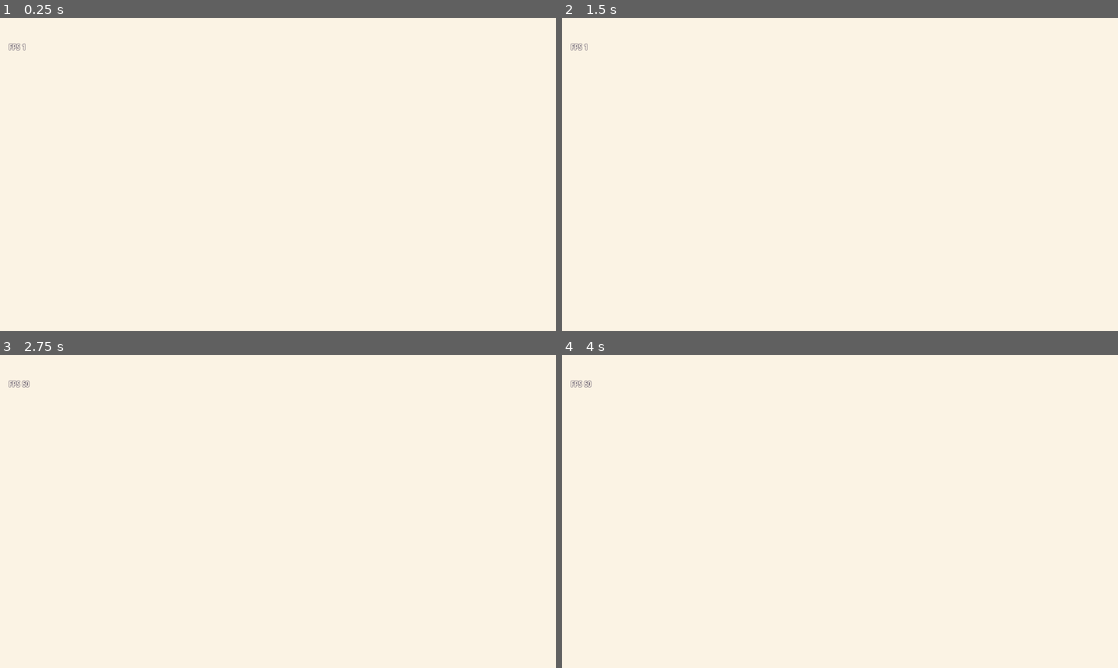
Above: before the commit, frames 1-4 (two rows, left to right).
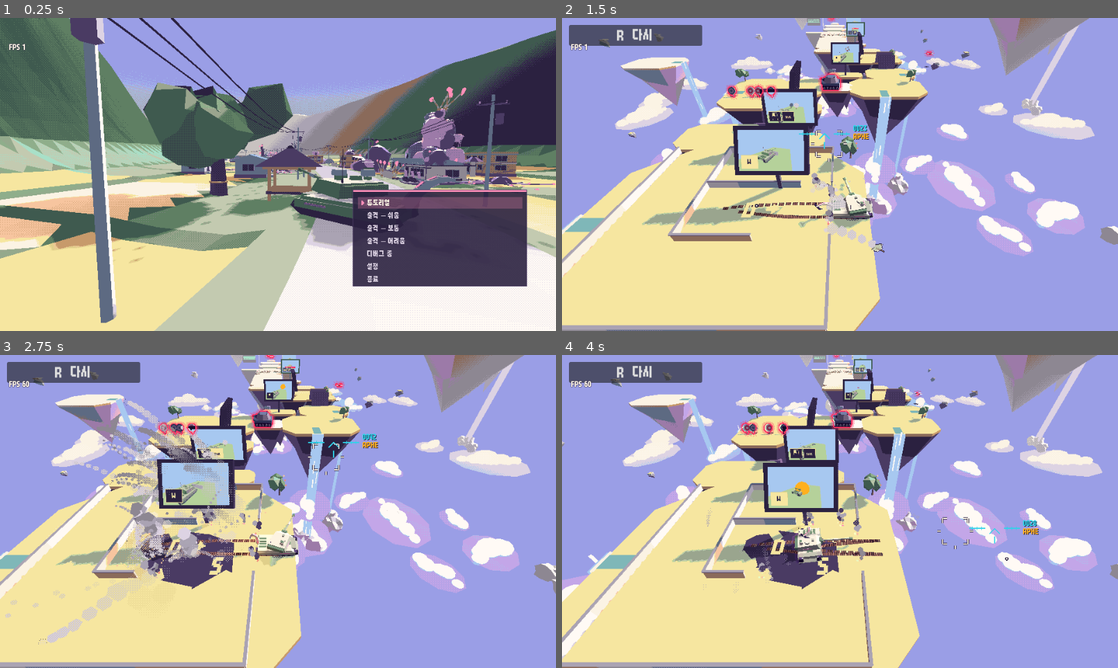
Above: after the commit, the same moments.

Repository: scarf005/orca-class
Game: Godot game, scene res://scenes/main.tscn
Same seed, same stepped clock (60 frames per second), same inputs: the game is played once before the commit and once after it. Sound files missing from this copy of the repository are replaced by a short silence.
Inputs (mouse positions are in pixels of both pictures, inside the frame that each line leads up to):
- Up to frame 1 (0.25 s): no input
- Up to frame 2 (1.5 s): tap Enter (ui_accept) at 0.5, 0.77, 1.07 s; move the mouse to (962, 158) at 0.52 s; hold D (move_right) 0.53-1.25 s; hold Shift (coax) 0.53-1.25 s; click (962, 158) at 0.67 s; drag from (728, 190) to (812, 237) at 1.27 s
- Up to frame 3 (2.75 s): move the mouse to (333, 442) at 2.02 s; press the mouse at (333, 442) at 2.03 s; hold D (move_right) from 2.03 s (still down)
- Up to frame 4 (4 s): release D (move_right) at 2.75 s; release the mouse at (895, 442) at 2.75 s; drag from (812, 574) to (673, 464) at 2.77 s; move the mouse to (1006, 558) at 3.52 s; hold A (move_left) from 3.53 s (still down); hold Q from 3.53 s (still down); tap Enter (ui_accept) at 3.77 s

The runs differ from the first frame. In frame 1, 89% of the frame differs, in the area x 0-100%, y 0-100%; in frame 2, 95%; in frame 3, 95%; in frame 4, 95%.
Error before the commit: Parse Error: Could not resolve external class member "arena_d". (res://scripts/player/tank.gd:465)
Error after the commit: Cannot call method 'set_input_as_handled' on a null value. (res://scripts/ui/menu.gd:126)

Commit message:
fix: follow the active stage's arena on the rail and drop the leftover ram clock
Assisted-by: claude-code:claude-sonnet-5-5
Co-authored-by: Claude Sonnet 5.5 <noreply@anthropic.com>

Diff:
--- a/scripts/enemies/gunnery.gd
+++ b/scripts/enemies/gunnery.gd
@@ -80,8 +80,8 @@
 	var sideways_dash := tank.is_dashing() and tank._drift_dir != 0.0
 	if rail.mode == Rail.Mode.ARENA:
 		p += motion.normalized() * _dash_travel(motion.length(), time) if sideways_dash else motion * time
-		var center := Course.to_world(Course.ARENA_CENTER_D, 0.0)
-		var radial := Vector3(p.x - center.x, 0.0, p.z - center.z).limit_length(Course.ARENA_RADIUS - 6.0)
+		var center := Course.to_world(Course.stage.arena_center_d, 0.0)
+		var radial := Vector3(p.x - center.x, 0.0, p.z - center.z).limit_length(Course.stage.arena_radius - 6.0)
 		p = center + radial
 	else:
 		var course: Vector2 = observation.course
--- a/scripts/player/tank.gd
+++ b/scripts/player/tank.gd
@@ -767,7 +767,6 @@
 ## Ramming ground enemies: crawlers pop, UGVs and spitters take a crushing hit.
 func _ram_enemies(delta: float) -> void:
 	var world := World.current
-	_ram_clock += delta
 	if _ground_speed() < CRUSH_SPEED:
 		return
 	for entity: Entity in world.enemies.duplicate():
--- a/scripts/world/rail.gd
+++ b/scripts/world/rail.gd
@@ -28,8 +28,10 @@
 var meter := 1.0
 var throttle := 0 ## -1 brake, 0 cruise, 1 overdrive; what the rail is actually doing.
 var hold_at := INF ## In HOLD mode the rail eases to a stop here.
-var arena_d := Course.ARENA_CENTER_D ## In ARENA mode the tank drives freely inside this circle: centre distance along the road...
-var arena_radius := Course.ARENA_RADIUS ## ...and radius.
+var arena_d := INF: ## In ARENA mode the tank drives freely inside this circle: centre distance along the road (the stage's arena unless set)...
+	get: return Course.stage.arena_center_d if arena_d == INF else arena_d
+var arena_radius := INF: ## ...and radius.
+	get: return Course.stage.arena_radius if arena_radius == INF else arena_radius
 var arena_u := INF ## ARENA mode also keeps the tank this near the road's centreline.
 var arena_land: Array[Rect2] = [] ## When set, ARENA mode keeps the hull on these (u, d) rectangles; only a dash carries it over a gap.
 var wading := false ## The tank is in water or mud: the speed is capped.
--- a/tests/aircraft_evasion_test.gd
+++ b/tests/aircraft_evasion_test.gd
@@ -14,7 +14,7 @@
 func _flyer(world: World, kind: String) -> Enemy:
 	seed(700)
 	if kind == "gunship":
-		world.rail.d = Course.ARENA_CENTER_D - 60.0
+		world.rail.d = Stage1.ARENA_CENTER_D - 60.0
 		world.player.global_position = Course.to_world(world.rail.d, 0.0)
 	var flyer: Enemy = load(Director.ENEMY_SCRIPTS[kind]).new()
 	world.add_enemy(flyer)
@@ -29,7 +29,7 @@
 		flyer._height = 20.0
 	elif flyer is Gunship:
 		flyer._next_attack = 100.0
-		var center := Course.to_world(Course.ARENA_CENTER_D, 0.0)
+		var center := Course.to_world(Stage1.ARENA_CENTER_D, 0.0)
 		flyer.global_position = world.player.global_position.lerp(center, 0.5) + Vector3(90, 42, 0)
 	elif flyer is Uav:
 		# Keep the tank ahead throughout the 8 s sample: a normal pass-end U-turn must not
--- a/tests/aircraft_prediction_test.gd
+++ b/tests/aircraft_prediction_test.gd
@@ -166,12 +166,12 @@
 	check(absf(course.y) <= Tank.lateral_limit(course.x) + 0.01, "predicted hull stays inside the permitted corridor")
 	world.rail.mode = Rail.Mode.ARENA
 	world.rail.speed = 0.0
-	var center := Course.to_world(Course.ARENA_CENTER_D, 0.0)
+	var center := Course.to_world(Stage1.ARENA_CENTER_D, 0.0)
 	tank._drift = 0.0
 	tank.global_position = center
 	tank.velocity = Vector3(32.0, 50.0, 0.0)
 	predicted = Gunnery.ground_position(tank, 10.0)
-	check(Vector2(predicted.x - center.x, predicted.z - center.z).length() <= Course.ARENA_RADIUS - 6.0 + 0.01, "prediction obeys the arena boundary instead of extrapolating flight")
+	check(Vector2(predicted.x - center.x, predicted.z - center.z).length() <= Stage1.ARENA_RADIUS - 6.0 + 0.01, "prediction obeys the arena boundary instead of extrapolating flight")
 	check(Gunnery.ground_position(tank, 0.0).is_equal_approx(tank.global_position), "zero-horizon prediction preserves the current pose")
 
 
--- a/tests/tutorial_test.gd
+++ b/tests/tutorial_test.gd
@@ -174,8 +174,8 @@
 	check(d < maze.position.y + Tank.HULL_RADIUS + 0.6, "and drives to its edge (d=%.2f)" % d)
 	check(not course.world.terrain.visible, "with no valley under the islands")
 	var boss := Rail.new()
-	check_eq(boss.arena_d, Course.ARENA_CENTER_D, "the boss arena keeps its centre by default")
-	check_eq(boss.arena_radius, Course.ARENA_RADIUS, "the boss arena keeps its radius by default")
+	check_eq(boss.arena_d, Stage1.ARENA_CENTER_D, "the boss arena keeps its centre by default")
+	check_eq(boss.arena_radius, Stage1.ARENA_RADIUS, "the boss arena keeps its radius by default")
 	check_eq(boss.arena_u, INF, "and puts no strip limit on the tank")
 	check(boss.arena_land.is_empty(), "and puts no land limit on it")
 
